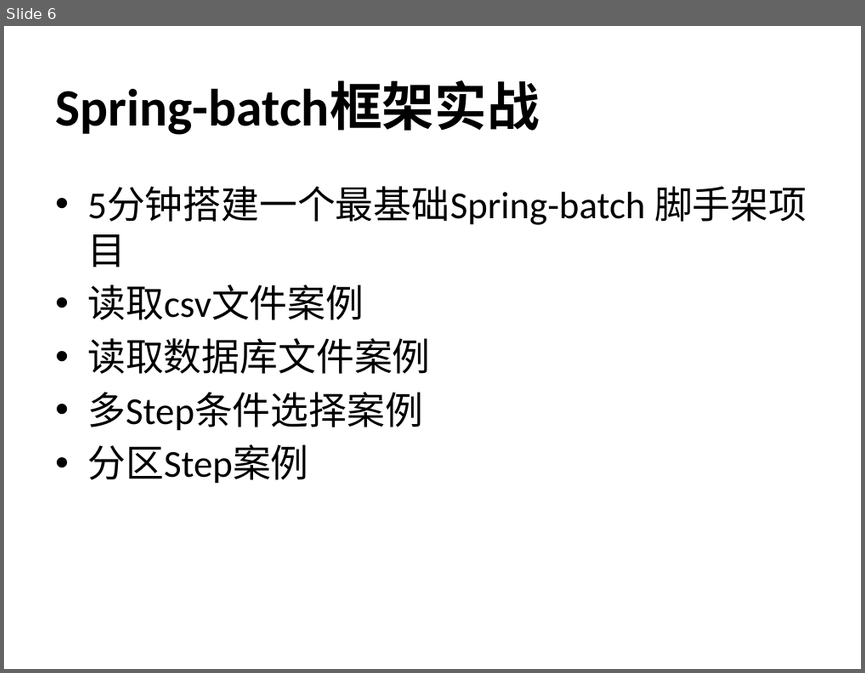
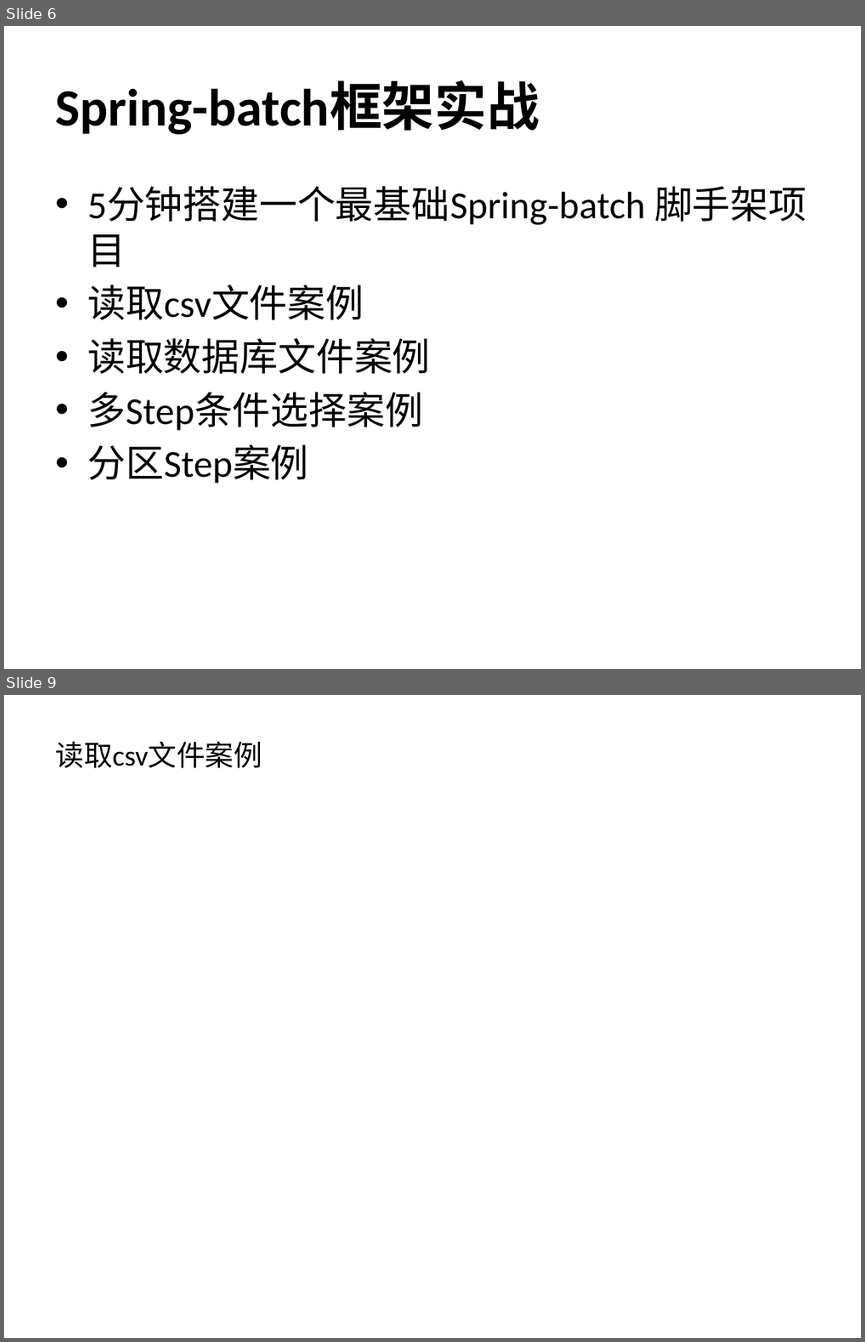
Before and after one commit to JKAK47/spring-batch-demo, a slide deck: src/main/resources/doc/Spring-batch.pptx. Shown one above the other, each under a label of ours: slide 6 before the commit, slides 6 and 9 after it; the slides between them are not shown. The pictures are 865x673 and 865x1342 pixels, drawn with LibreOffice and Linux fonts; fonts in the diff are those of the drawing. Boxes give left, top, right and bottom in pixels: in the first picture for what was removed or moved away, otherwise in the second. Text is boxed around its words. In the diff, an @@ line names an element or a change of style, - is before the commit and + after.

```diff
--- a/src/main/resources/doc/Spring-batch.pptx
+++ b/src/main/resources/doc/Spring-batch.pptx
@@ slide 9 added at [4,695,861,1338], background #FFFFFF @@
@@ title added at [55,741,262,768], 24 pt, text #000000 @@
+读取csv文件案例
```
Also in this commit, not shown: 5 other slides added, 5 slides removed, 5 other files.
